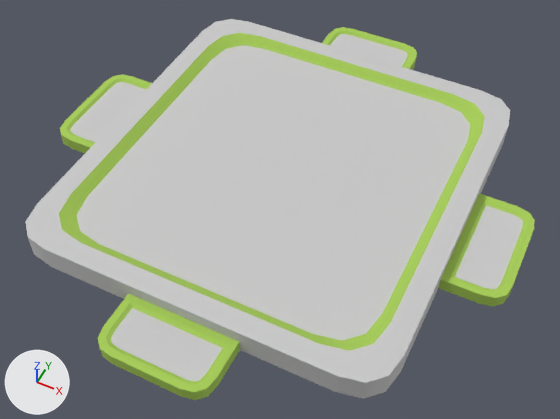
The FBX model Assets/02_ASSETS/Models/OmozonPlaque_Model.FBX as it was, and as the next commit left it.
Camera for both pictures: a camera (50 mm lens) standing at (0.407, -0.817, 0.957) and looking at (0.015, -0.034, -0.021). Arrows for +X, +Y and +Z are at lower left; the lights stay in place. Where no turn or scale is listed for an object, it has been applied to the vertices.

In view in the first picture: 'OmozonPlaque_Model'.
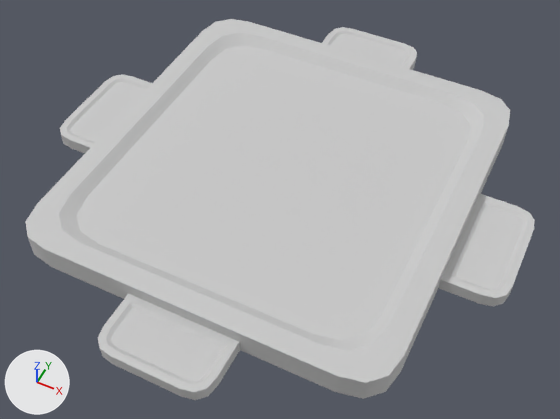
Commit message: Update plaque omozon

What changed in the scene script:
```text
Change me_mesh:
    where me_mesh.from_pydata(...)  # 268 vertices, 478 faces; spans x -0.409..0.41, y -0.416..0.44, z 0.0..0.044
    used by ob_omozonplaque_model
    me_mesh part 1: all 280 faces that had it switch from mat_omozonemissive_material (green #a7cd55) to mat_omozoncouleurprimaire_mateial (light grey #cacaca)
```

Location of each change, [x1, y1, x2, y2] in pixels of the pictures (560 x 419 px):
part 1 of me_mesh, recoloured (green to grey): [59, 27, 535, 400] in both
